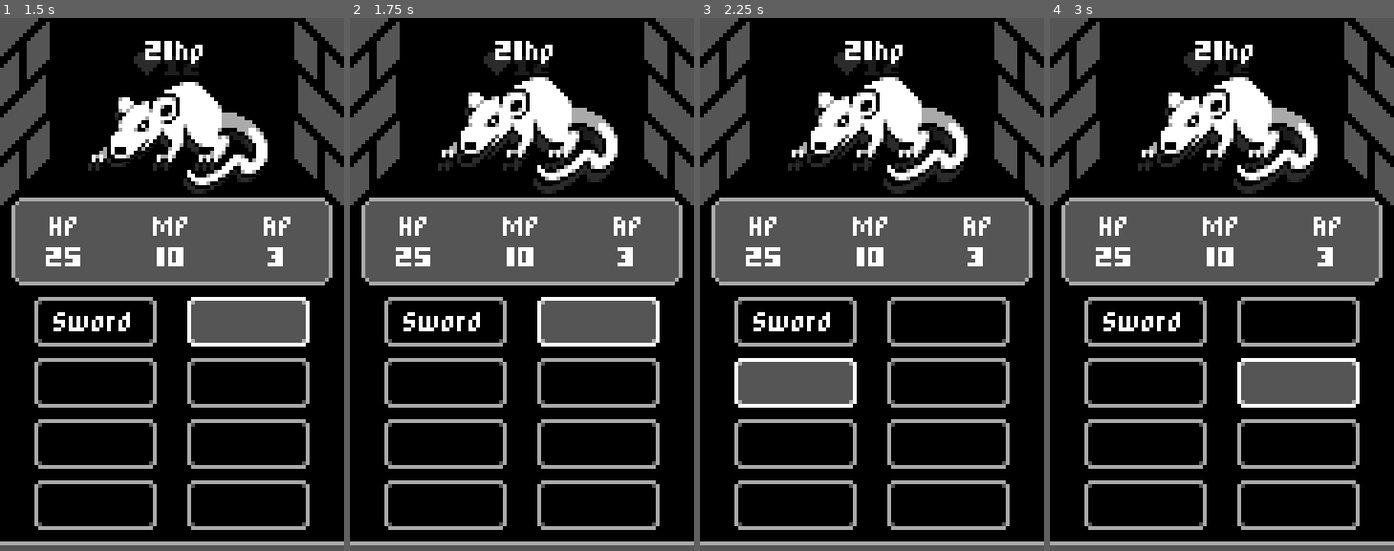
Above: before the commit, frames 1-4 (left to right).
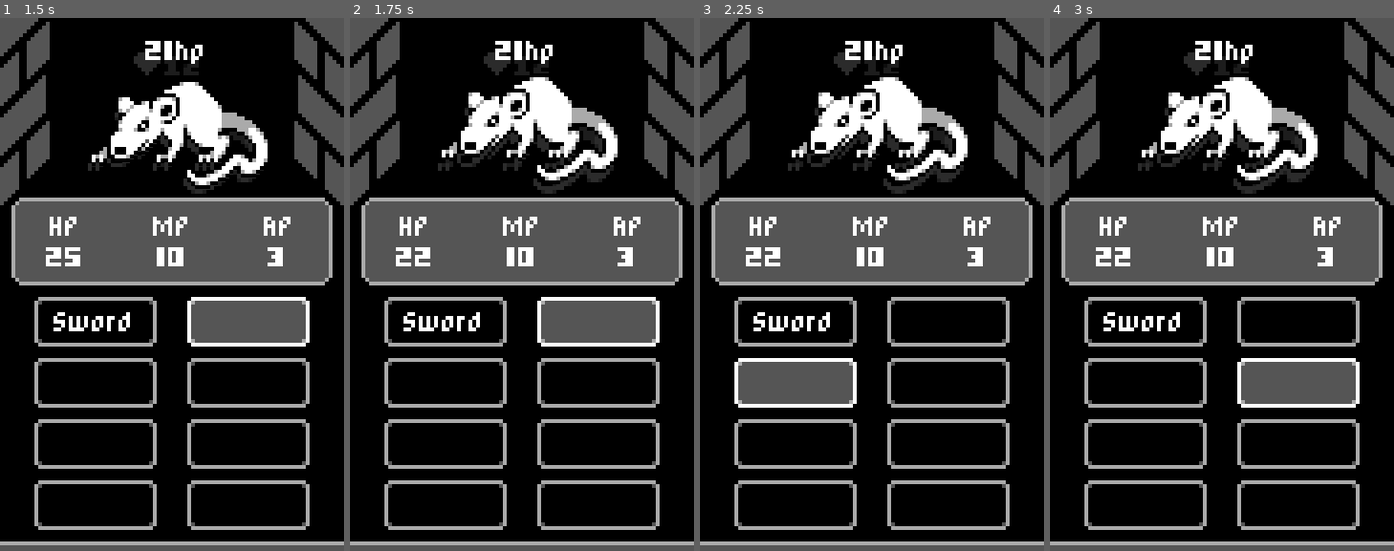
Above: after the commit, the same moments.

Repository: paulovgtb/mobile-rpg
Game: Godot game, scene res://battle.tscn
The game is run twice, just before and just after one commit, with the same random seed, the same clock (stepped at 60 frames per second) and the same inputs.
Inputs (mouse positions are in pixels of both pictures, inside the frame that each line leads up to):
- Up to frame 1 (1.5 s): click "Sword" at 0.5 s; click (247, 321) at 1.25 s
- Up to frame 2 (1.75 s): no input
- Up to frame 3 (2.25 s): click (796, 380) at 2 s
- Up to frame 4 (3 s): click (1297, 380) at 2.75 s

Frame 1 is identical in both runs. In frame 2, less than 0.1% of the frame differs, in the area x 18-24%, y 43-46%; in frame 3, less than 0.1%; in frame 4, less than 0.1%.

Commit message:
Improve enemy attack script

Diff:
--- a/Enemy.gd
+++ b/Enemy.gd
@@ -18,3 +18,7 @@
 		animationPlayer.play("Shake")
 		yield(animationPlayer, "animation_finished")
 		animationPlayer.play("Attack")
+		yield(animationPlayer, "animation_finished")
+		var battle = get_tree().current_scene
+		var player = battle.find_node("PlayerStats")
+		player.hp -= 3
--- a/battle.gd
+++ b/battle.gd
@@ -1,13 +1,12 @@
 extends Node
 
 onready var enemy = $Enemy
-onready var swordButton = $UI/GridContainer/Sword
+onready var battleActionButtons = $UI/BattleActionButtons/Sword
 
 func _on_Sword_pressed():
 	if enemy != null:
 		enemy.hp -= 4
 
-
 func _on_Enemy_died():
-	swordButton.hide()
+	battleActionButtons.hide()
 	enemy = null
--- a/battle.tscn
+++ b/battle.tscn
@@ -87,7 +87,7 @@
 "_edit_lock_": true
 }
 
-[node name="GridContainer" type="GridContainer" parent="UI"]
+[node name="BattleActionButtons" type="GridContainer" parent="UI"]
 margin_left = 9.0
 margin_top = 73.0
 margin_right = 81.0
@@ -99,51 +99,51 @@
 "_edit_lock_": true
 }
 
-[node name="Sword" type="Button" parent="UI/GridContainer"]
+[node name="Sword" type="Button" parent="UI/BattleActionButtons"]
 margin_right = 32.0
 margin_bottom = 13.0
 rect_min_size = Vector2( 32, 13 )
 text = "Sword"
 
-[node name="Button" type="Button" parent="UI/GridContainer"]
+[node name="Button" type="Button" parent="UI/BattleActionButtons"]
 margin_left = 40.0
 margin_right = 72.0
 margin_bottom = 13.0
 rect_min_size = Vector2( 32, 13 )
 
-[node name="Button2" type="Button" parent="UI/GridContainer"]
+[node name="Button2" type="Button" parent="UI/BattleActionButtons"]
 margin_top = 16.0
 margin_right = 32.0
 margin_bottom = 29.0
 rect_min_size = Vector2( 32, 13 )
 
-[node name="Button3" type="Button" parent="UI/GridContainer"]
+[node name="Button3" type="Button" parent="UI/BattleActionButtons"]
 margin_left = 40.0
 margin_top = 16.0
 margin_right = 72.0
 margin_bottom = 29.0
 rect_min_size = Vector2( 32, 13 )
 
-[node name="Button4" type="Button" parent="UI/GridContainer"]
+[node name="Button4" type="Button" parent="UI/BattleActionButtons"]
 margin_top = 32.0
 margin_right = 32.0
 margin_bottom = 45.0
 rect_min_size = Vector2( 32, 13 )
 
-[node name="Button5" type="Button" parent="UI/GridContainer"]
+[node name="Button5" type="Button" parent="UI/BattleActionButtons"]
 margin_left = 40.0
 margin_top = 32.0
 margin_right = 72.0
 margin_bottom = 45.0
 rect_min_size = Vector2( 32, 13 )
 
-[node name="Button6" type="Button" parent="UI/GridContainer"]
+[node name="Button6" type="Button" parent="UI/BattleActionButtons"]
 margin_top = 48.0
 margin_right = 32.0
 margin_bottom = 61.0
 rect_min_size = Vector2( 32, 13 )
 
-[node name="Button7" type="Button" parent="UI/GridContainer"]
+[node name="Button7" type="Button" parent="UI/BattleActionButtons"]
 margin_left = 40.0
 margin_top = 48.0
 margin_right = 72.0
@@ -154,4 +154,4 @@
 [connection signal="hp_changed" from="PlayerStats" to="UI/StatsPanel" method="_on_PlayerStats_hp_changed"]
 [connection signal="mp_changed" from="PlayerStats" to="UI/StatsPanel" method="_on_PlayerStats_mp_changed"]
 [connection signal="died" from="Enemy" to="." method="_on_Enemy_died"]
-[connection signal="pressed" from="UI/GridContainer/Sword" to="." method="_on_Sword_pressed"]
+[connection signal="pressed" from="UI/BattleActionButtons/Sword" to="." method="_on_Sword_pressed"]
